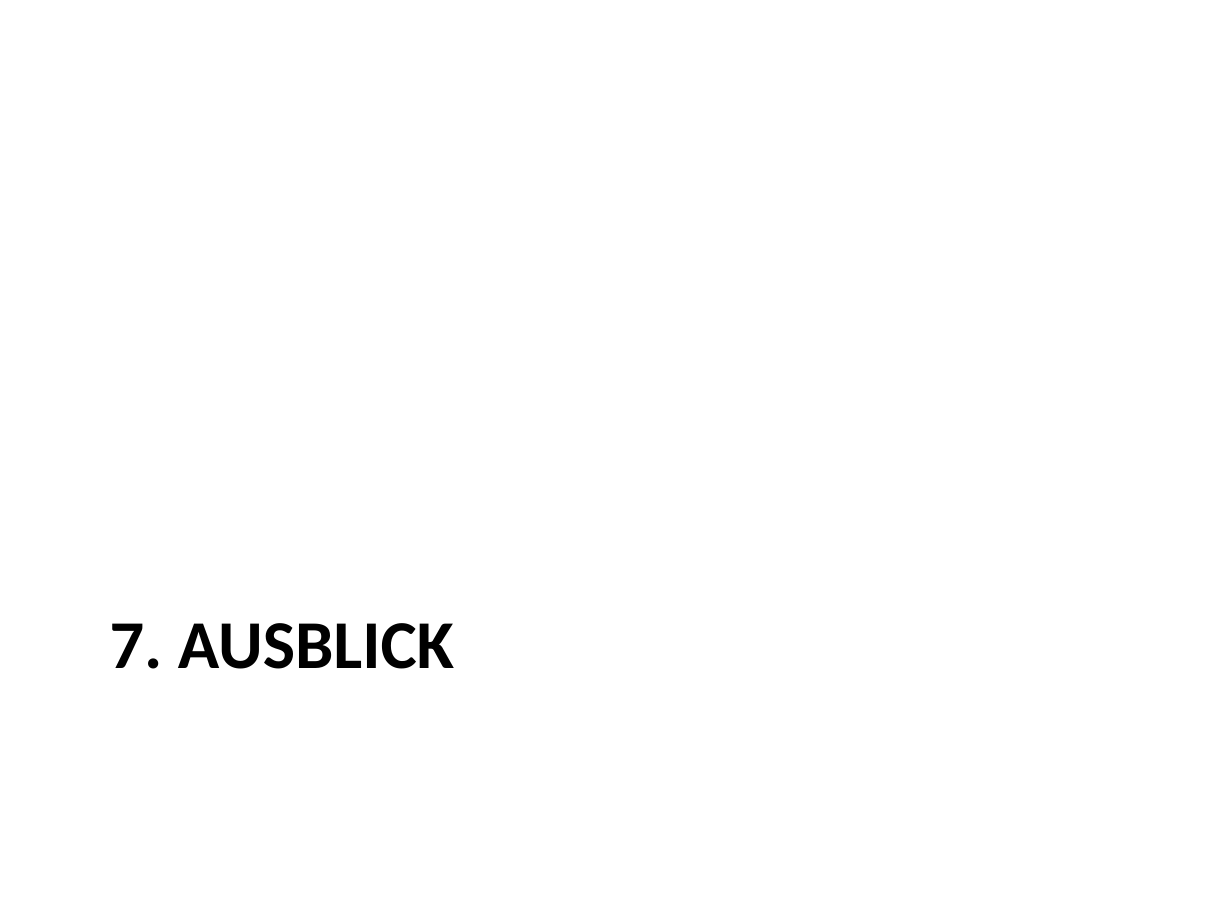
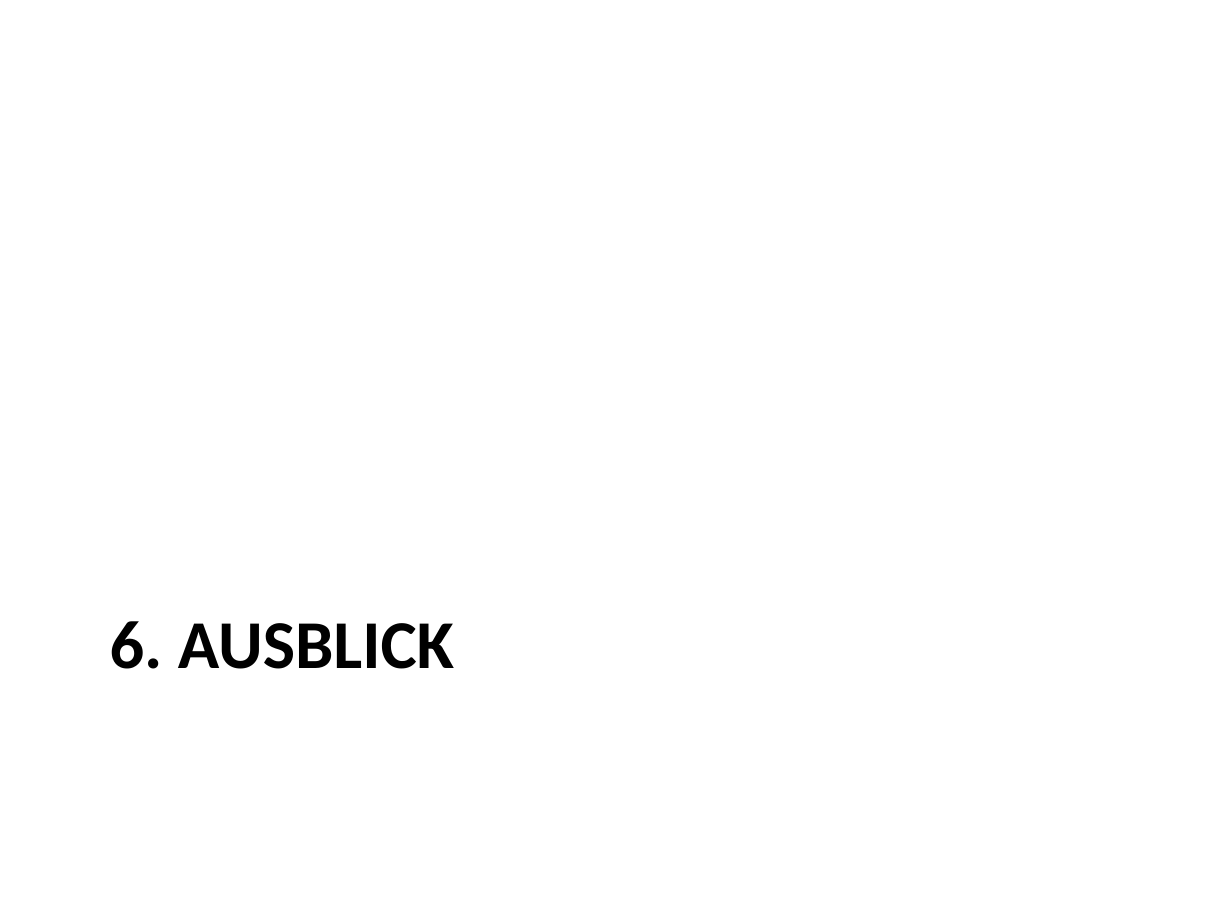
Before and after one commit to danbim/go-talk, a slide deck: slide 26 of intro-to-go.pptx (slide 27 before the commit). Drawn at 1232x924 pixels with LibreOffice and Linux fonts; fonts in the diff are those of the drawing. Boxes give left, top, right and bottom in pixels: in the first picture for what was removed or moved away, otherwise in the second. Text is boxed around its words. In the diff, an @@ line names an element or a change of style, - is before the commit and + after.

```diff
--- a/intro-to-go.pptx
+++ b/intro-to-go.pptx
@@ title at (110, 621, 454, 669): text changed @@
-7. AUSBLICK
+6. AUSBLICK
```
Also in this commit, not shown: 15 other slides changed, 1 slide removed, 1 other file.
